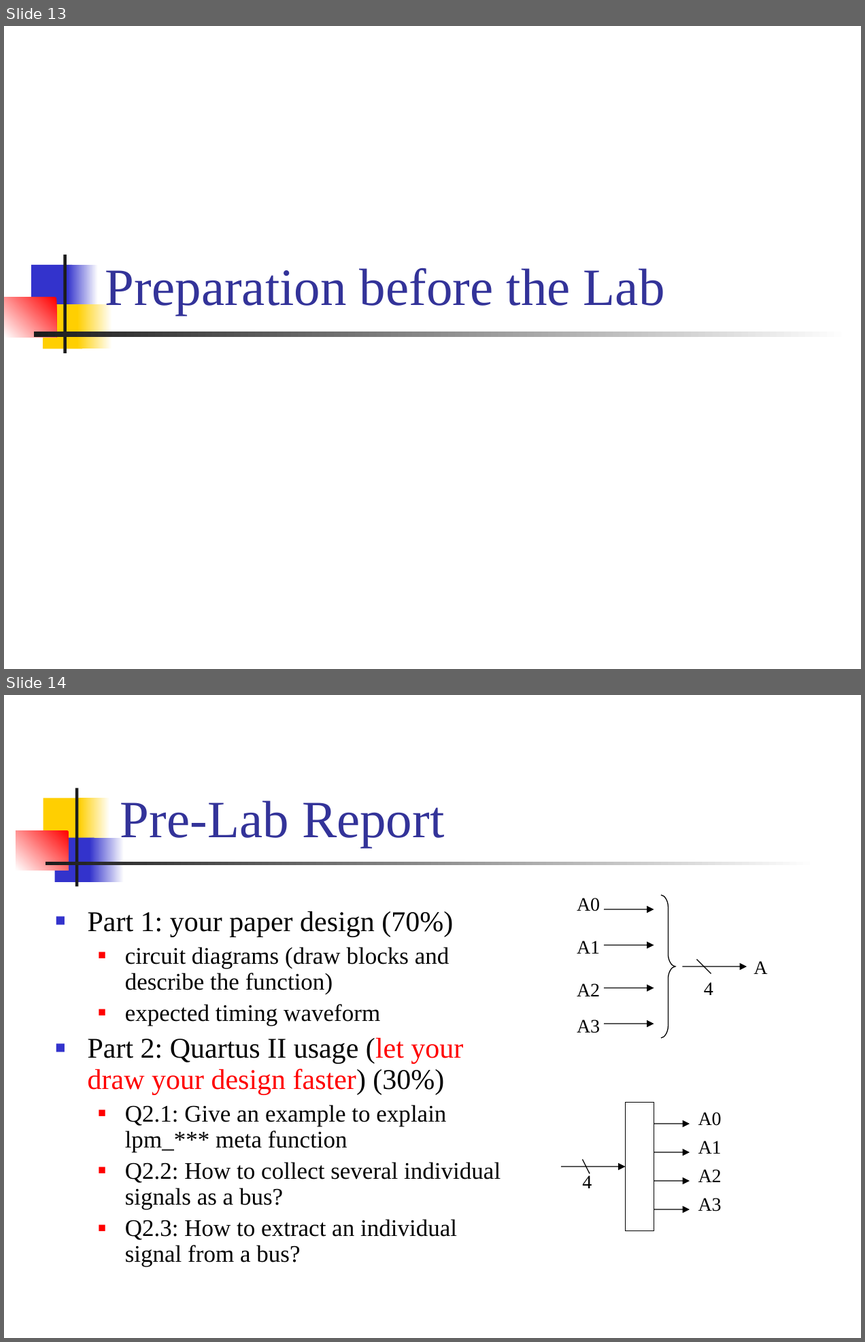
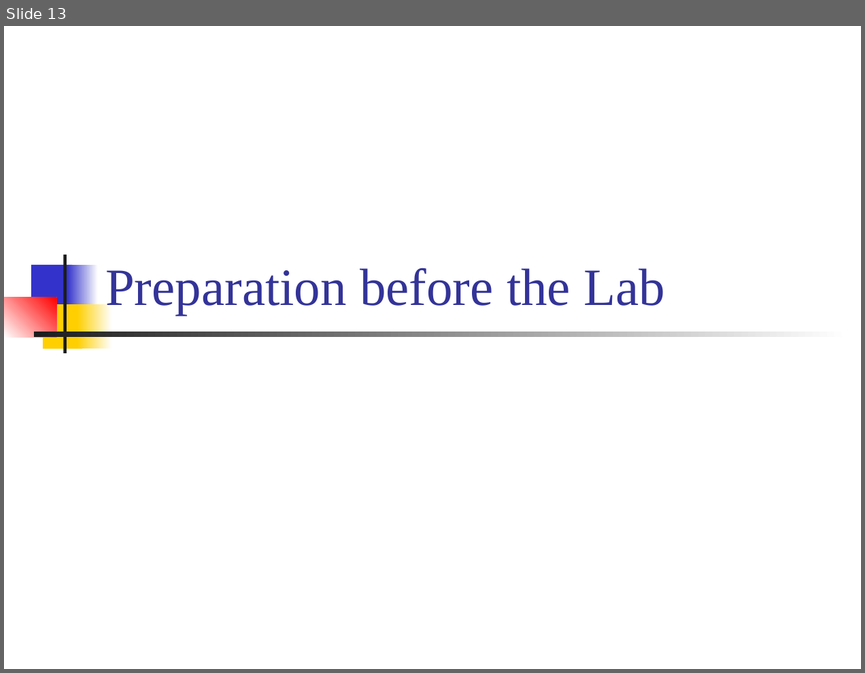
Before and after one commit to CGUSystemCourses/ComputerOrg-2016, a slide deck: Lectures/lec03-registers/lab03-registers.ppt. Shown one above the other, each under a label of ours: slides 13 and 14 before the commit, slide 13 after it. The pictures are 865x1342 and 865x673 pixels, drawn with LibreOffice and Linux fonts; fonts in the diff are those of the drawing. Boxes give left, top, right and bottom in pixels: in the first picture for what was removed or moved away, otherwise in the second. Text is boxed around its words. In the diff, an @@ line names an element or a change of style, - is before the commit and + after.

```diff
--- a/Lectures/lec03-registers/lab03-registers.ppt
+++ b/Lectures/lec03-registers/lab03-registers.ppt
@@ slide 14 removed at box(4, 695, 861, 1338), background #FFFFFF @@
@@ rectangle removed at box(75, 787, 77, 886) @@
@@ rectangle removed at box(43, 798, 84, 843) @@
@@ rectangle removed at box(79, 798, 110, 843) @@
@@ title removed at box(120, 800, 444, 847) @@
-Pre-Lab Report
@@ rectangle removed at box(16, 830, 68, 870) @@
@@ rectangle removed at box(54, 837, 94, 882) @@
@@ rectangle removed at box(90, 837, 124, 882) @@
@@ rectangle removed at box(45, 862, 816, 864) @@
@@ text removed at box(88, 911, 500, 1267) @@
-■ Part 1: your paper design (70%)
-  ■ circuit diagrams (draw blocks and describe the function)
-  ■ expected timing waveform
-■ Part 2: Quartus II usage (let your draw your design faster) (30%)
-  ■ Q2.1: Give an example to explain lpm_*** meta function
-  ■ Q2.2: How to collect several individual signals as a bus?
-  ■ Q2.3: How to extract an individual signal from a bus?
@@ group removed at box(577, 895, 767, 1038): 6 texts, 5 arrows, 1 freeform shape, 1 line @@
-A0
-A1
-A2
-A3
-4
-A
@@ group removed at box(561, 1102, 721, 1231): 5 arrows, 5 texts, 1 line, 1 rectangle @@
-4
-A0
-A1
-A2
-A3
```
Also in this commit, not shown: 12 other slides changed, 1 slide added, 1 other slide removed, 2 other files.
